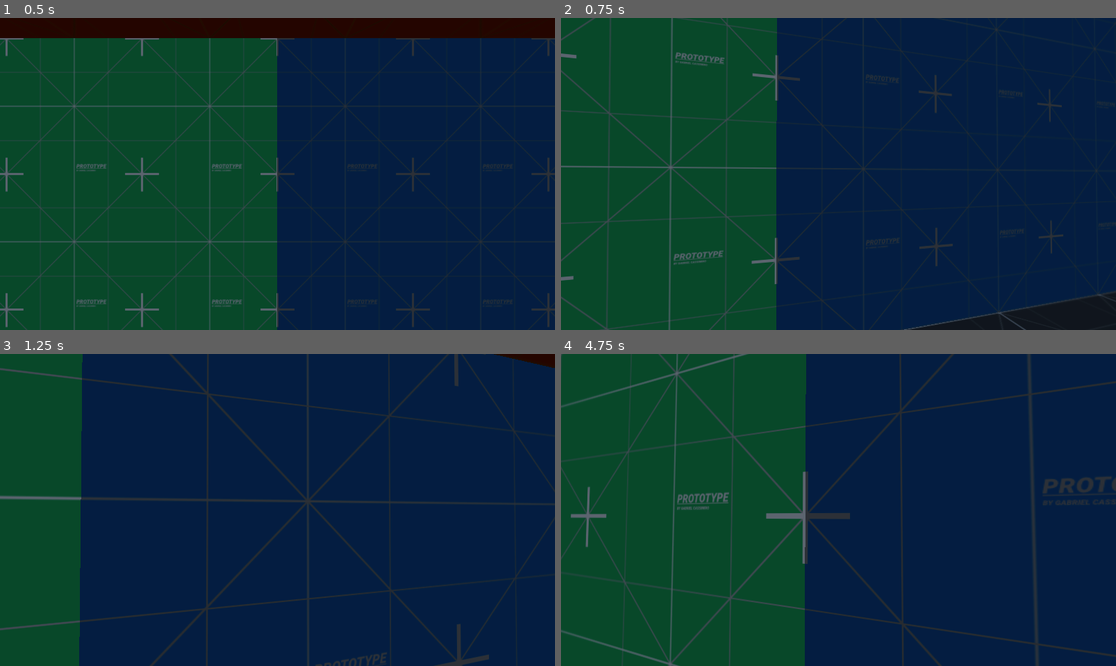
Above: before the commit, frames 1-4 (two rows, left to right).
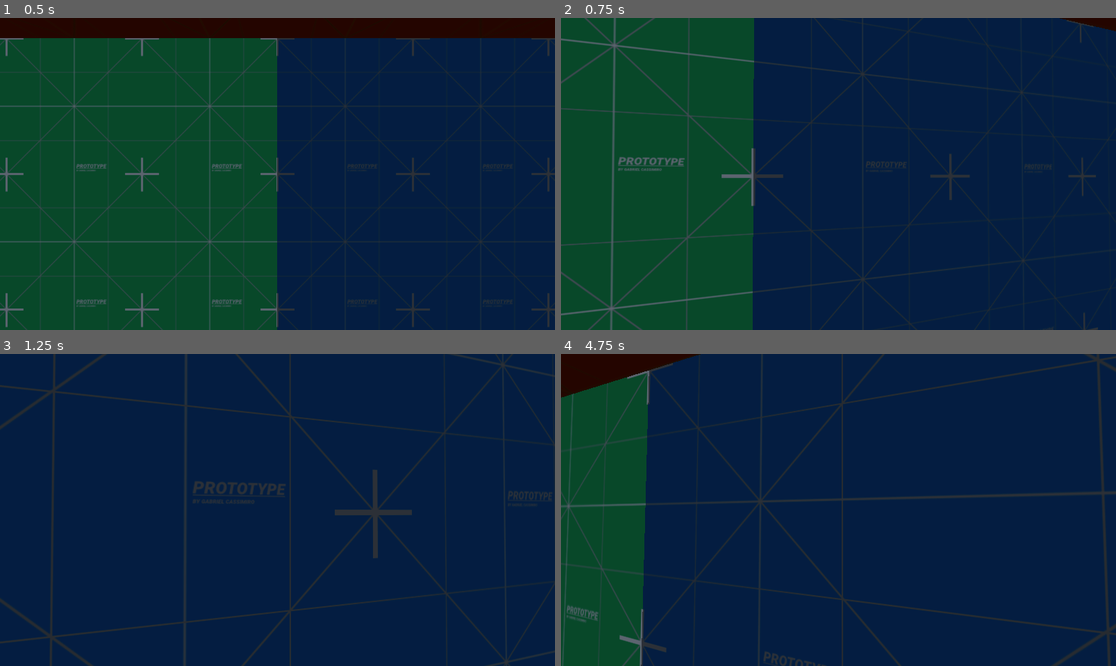
Above: after the commit, the same moments.

Repository: Jorgiz/zombie-fps
Game: Godot game, scene res://main.tscn
Same seed, same stepped clock (60 frames per second), same inputs: the game is played once before the commit and once after it.
Inputs (mouse positions are in pixels of both pictures, inside the frame that each line leads up to):
- Up to frame 1 (0.5 s): no input
- Up to frame 2 (0.75 s): tap Enter at 0.5 s; move the mouse to (866, 174) at 0.52 s; hold W (forward) from 0.53 s (still down); hold Ctrl (crouch) from 0.53 s (still down); click (866, 174) at 0.67 s
- Up to frame 3 (1.25 s): keep holding W (forward); keep holding Ctrl (crouch); tap Space (jump) at 0.77 s
- Up to frame 4 (4.75 s): keep holding W (forward); move the mouse to (810, 510) at 1.27 s; release Ctrl (crouch) at 1.28 s; tap Ctrl (crouch) at 1.35, 2.3, 3.05, 4.55 s; tap Space (jump) at 1.52, 3.02, 3.77, 4.52 s; move the mouse to (849, 503) at 2.02 s; hold Shift (run) 2.03-2.78 s; move the mouse to (832, 516) at 2.77 s; tap Backspace at 2.85 s; click (832, 516) at 2.92 s; move the mouse to (877, 513) at 3.52 s; hold Ctrl (crouch) 3.53-4.28 s; tap Delete at 3.6 s; move the mouse to (794, 506) at 4.27 s; tap F at 4.35 s

Frame 1 is identical in both runs. In frame 2, 12% of the frame differs, in the area x 0-100%, y 0-100%; in frame 3, 20%; in frame 4, 35%.

Commit message:
movement changes

Diff:
--- a/player/animation_player.gd
+++ b/player/animation_player.gd
@@ -4,7 +4,7 @@
 
 
 func _ready() -> void:
-	get_parent().connect("is_crouching", on_is_crouching)
+	get_parent().connect("crouching", on_is_crouching)
 
 
 func on_is_crouching(state: bool) -> void:
--- a/player/player.gd
+++ b/player/player.gd
@@ -1,9 +1,11 @@
 extends CharacterBody3D
 
-signal is_crouching(state: bool)
+signal crouching(state: bool)
 
 @export var head: Camera3D
+@export var uncrouch_check: ShapeCast3D
 
+@export_category("Attributes")
 @export var walking_speed: int = 4
 @export var running_speed: int = 8
 @export var crouching_speed: int = 2
@@ -13,6 +15,9 @@
 
 var speed: int = 4
 var player_is_on_floor: bool
+
+var is_crouching: bool
+var waiting_to_uncrouch
 
 @onready var gravity: float = ProjectSettings.get_setting("physics/3d/default_gravity")
 
@@ -54,13 +59,7 @@
 
 
 func handle_crouching() -> void:
-	if Input.is_action_pressed("crouch"):
-		speed = crouching_speed
-
-	if Input.is_action_just_pressed("crouch"):
-		emit_signal("is_crouching", true)
-	elif Input.is_action_just_released("crouch"):
-		emit_signal("is_crouching", false)
+	pass
 
 
 func handle_jumping() -> void:
--- a/player/player.tscn
+++ b/player/player.tscn
@@ -7,6 +7,8 @@
 [sub_resource type="CapsuleMesh" id="CapsuleMesh_ehsmr"]
 
 [sub_resource type="CapsuleShape3D" id="CapsuleShape3D_ulp21"]
+
+[sub_resource type="SphereShape3D" id="SphereShape3D_g1dw6"]
 
 [sub_resource type="Animation" id="Animation_g1dw6"]
 length = 0.001
@@ -196,10 +198,11 @@
 &"crouch placeholder": SubResource("Animation_rkbax")
 }
 
-[node name="Player" type="CharacterBody3D" node_paths=PackedStringArray("head")]
+[node name="Player" type="CharacterBody3D" node_paths=PackedStringArray("head", "uncrouch_check")]
 collision_mask = 3
 script = ExtResource("1_g1dw6")
 head = NodePath("Head/Camera3D")
+uncrouch_check = NodePath("Head/UncrouchCheck")
 metadata/_edit_group_ = true
 
 [node name="MeshInstance3D" type="MeshInstance3D" parent="."]
@@ -219,6 +222,15 @@
 script = ExtResource("1_oul6g")
 head = NodePath("..")
 
+[node name="RayCast3D" type="RayCast3D" parent="Head"]
+target_position = Vector3(0, 0, -200)
+collision_mask = 2
+
+[node name="UncrouchCheck" type="ShapeCast3D" parent="Head"]
+shape = SubResource("SphereShape3D_g1dw6")
+target_position = Vector3(0, 0.6, 0)
+collision_mask = 2
+
 [node name="AnimationPlayer" type="AnimationPlayer" parent="."]
 libraries = {
 &"": SubResource("AnimationLibrary_g1dw6")
Not shown: 1 places in player/player.tscn that only renumber resources
Not shown, changed: kanban_tasks_data.kanban
